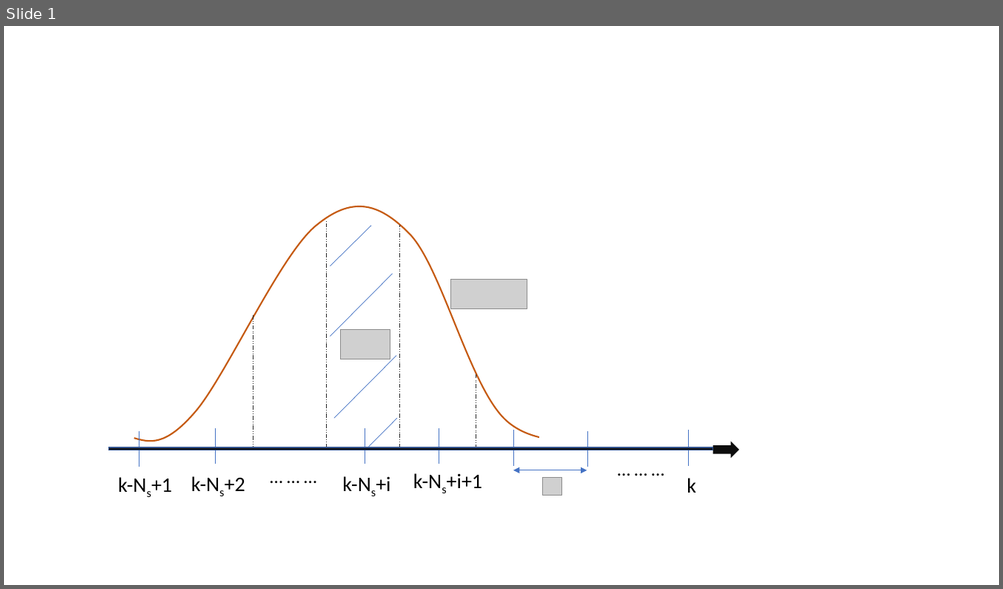
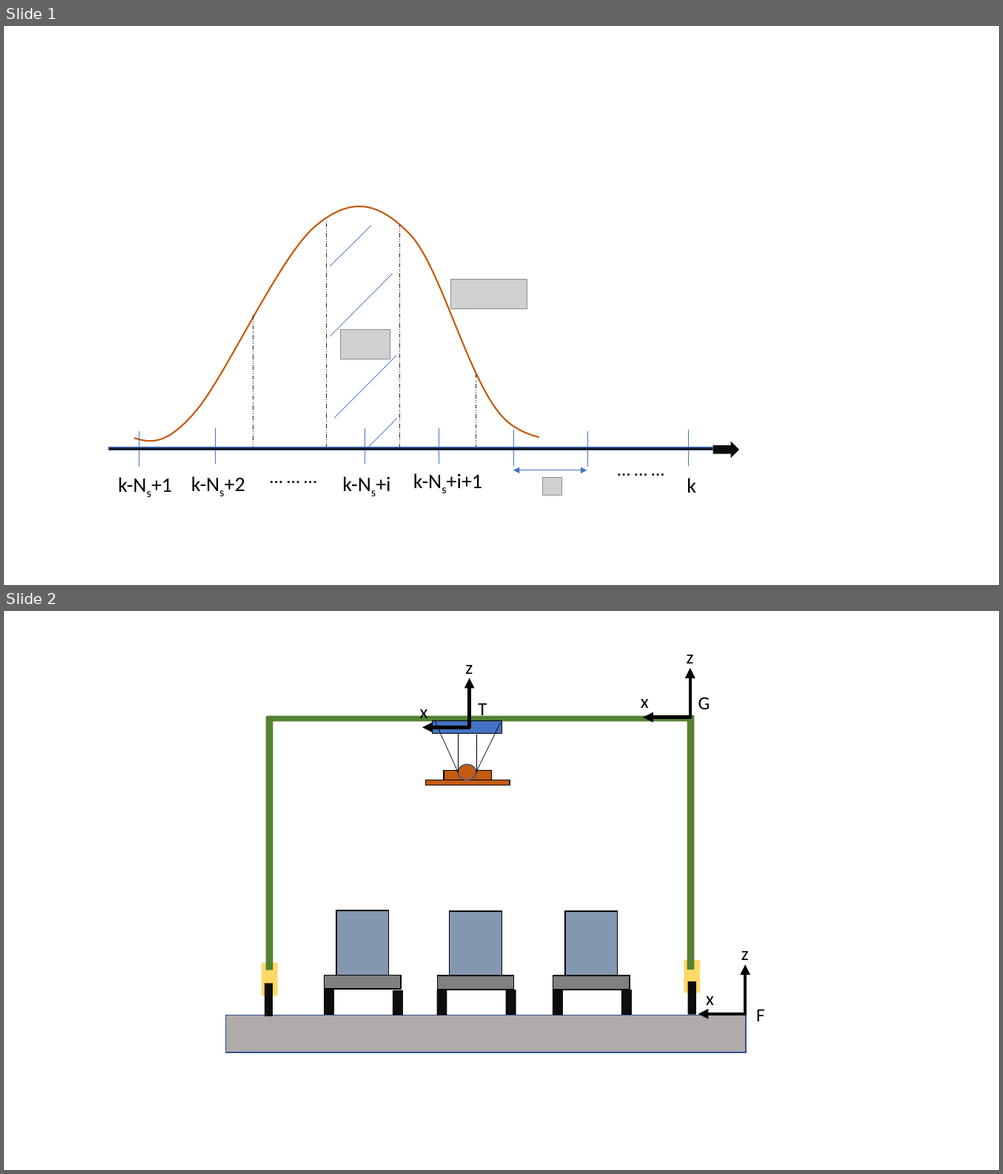
Before and after one commit to ashimneu/DelayedMeasurementEstimation, a slide deck: Tex/img/image_drafts.pptx. Shown one above the other, each under a label of ours: slide 1 before the commit, slides 1 and 2 after it. The pictures are 1003x589 and 1003x1174 pixels, drawn with LibreOffice and Linux fonts; fonts in the diff are those of the drawing; grey boxes stand for pictures. Boxes give left, top, right and bottom in pixels: in the first picture for what was removed or moved away, otherwise in the second. Text is boxed around its words. In the diff, an @@ line names an element or a change of style, - is before the commit and + after.

```diff
--- a/Tex/img/image_drafts.pptx
+++ b/Tex/img/image_drafts.pptx
@@ slide 2 added at [4, 611, 999, 1170], background #FFFFFF @@
@@ group added at [640, 655, 694, 718]: 2 arrows, 2 texts @@
+z
+x
@@ text added at [698, 697, 710, 709], 18 pt, text #000000 @@
+G
@@ group added at [420, 665, 472, 728]: 2 arrows, 2 texts @@
+z
+x
@@ rectangle added at [432, 721, 502, 733], fill #4472C4, outline #000000 1 pt @@
@@ line added from (458, 772) to (435, 721), #000000 0.5 pt @@
@@ text added at [478, 703, 486, 720], 18 pt, text #000000 @@
+T
@@ group added at [262, 715, 700, 1016]: 7 rectangles @@
@@ line added from (458, 772) to (458, 733), #000000 0.5 pt @@
@@ line added from (476, 772) to (500, 723), #000000 0.5 pt @@
@@ line added from (477, 773) to (477, 734), #000000 0.5 pt @@
@@ ellipse added at [458, 765, 475, 780], fill #C55A11, outline #325491 1 pt @@
@@ rectangle added at [426, 780, 510, 786], fill #C55A11, outline #0D0D0D 1 pt @@
@@ rectangle added at [444, 771, 491, 780], fill #C55A11, outline #000000 1 pt @@
@@ rectangle added at [336, 911, 388, 976], fill #8497B0, outline #000000 1 pt @@
@@ rectangle added at [449, 911, 502, 977], fill #8497B0, outline #000000 1 pt @@
@@ rectangle added at [565, 911, 617, 977], fill #8497B0, outline #000000 1 pt @@
@@ rectangle added at [324, 975, 401, 989], fill #808080, outline #000000 1 pt @@
@@ rectangle added at [438, 976, 515, 990], fill #808080, outline #000000 1 pt @@
@@ rectangle added at [553, 976, 630, 990], fill #808080, outline #000000 1 pt @@
@@ rectangle added at [324, 990, 335, 1014], fill #0D0D0D @@
@@ rectangle added at [392, 991, 403, 1015], fill #0D0D0D @@
@@ rectangle added at [437, 991, 447, 1015], fill #0D0D0D @@
@@ rectangle added at [506, 990, 516, 1014], fill #0D0D0D @@
@@ rectangle added at [552, 991, 563, 1015], fill #0D0D0D @@
@@ rectangle added at [621, 990, 632, 1014], fill #0D0D0D @@
@@ group added at [698, 951, 748, 1014]: 2 arrows, 2 texts @@
+z
+x
@@ text added at [756, 1009, 765, 1022], 18 pt, text #000000 @@
+F
@@ rectangle added at [225, 1015, 745, 1053], fill #AFABAB, outline #325491 1 pt @@
```
Also in this commit, not shown: 1 other slide added, 7 other files.
